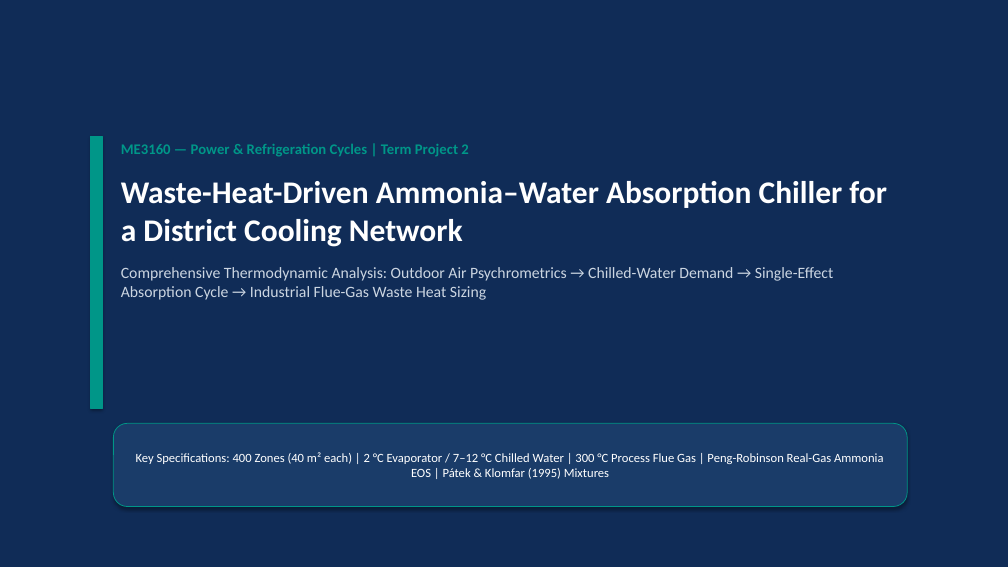
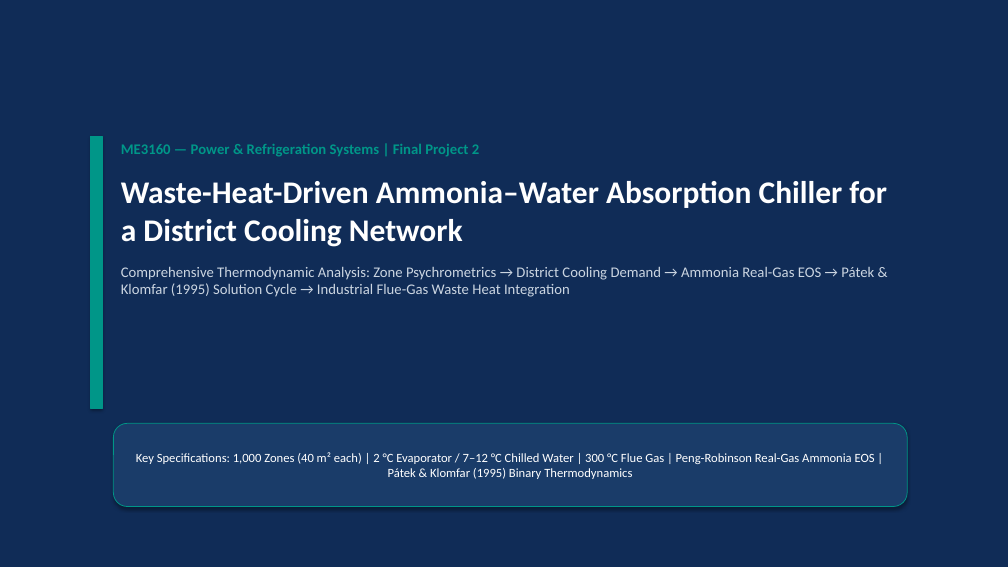
Before and after one commit to vishnu-v45/power-and-registration_final, a slide deck: slide 1 of Project_2_Absorption_Chiller/Project2_Presentation.pptx. Drawn at 1008x567 pixels with LibreOffice and Linux fonts; fonts in the diff are those of the drawing. Boxes give left, top, right and bottom in pixels: in the first picture for what was removed or moved away, otherwise in the second. Text is boxed around its words. In the diff, an @@ line names an element or a change of style, - is before the commit and + after.

Commit message:
Phase 3: Regenerate presentation decks with labeled schematics/flowcharts and generate publication-quality multi-page PDF reports for both projects

```diff
--- a/Project_2_Absorption_Chiller/Project2_Presentation.pptx
+++ b/Project_2_Absorption_Chiller/Project2_Presentation.pptx
@@ text at box(121, 144, 479, 157): text changed @@
-ME3160 — Power & Refrigeration Cycles | Term Project 2
+ME3160 — Power & Refrigeration Systems | Final Project 2
@@ text at box(121, 266, 874, 297): text changed; size 15 to 14 pt @@
-Comprehensive Thermodynamic Analysis: Outdoor Air Psychrometrics → Chilled-Water Demand → Single-Effect Absorption Cycle → Industrial Flue-Gas Waste Heat Sizing
+Comprehensive Thermodynamic Analysis: Zone Psychrometrics → District Cooling Demand → Ammonia Real-Gas EOS → Pátek & Klomfar (1995) Solution Cycle → Industrial Flue-Gas Waste Heat Integration
@@ text in rounded rectangle at box(136, 452, 875, 479): text changed @@
-Key Specifications: 400 Zones (40 m² each) | 2 °C Evaporator / 7–12 °C Chilled Water | 300 °C Process Flue Gas | Peng-Robinson Real-Gas Ammonia EOS | Pátek & Klomfar (1995) Mixtures
+Key Specifications: 1,000 Zones (40 m² each) | 2 °C Evaporator / 7–12 °C Chilled Water | 300 °C Flue Gas | Peng-Robinson Real-Gas Ammonia EOS | Pátek & Klomfar (1995) Binary Thermodynamics
```
Also in this commit, not shown: 6 other slides changed, 1 slide added, 1 slide removed, 17 other files.
